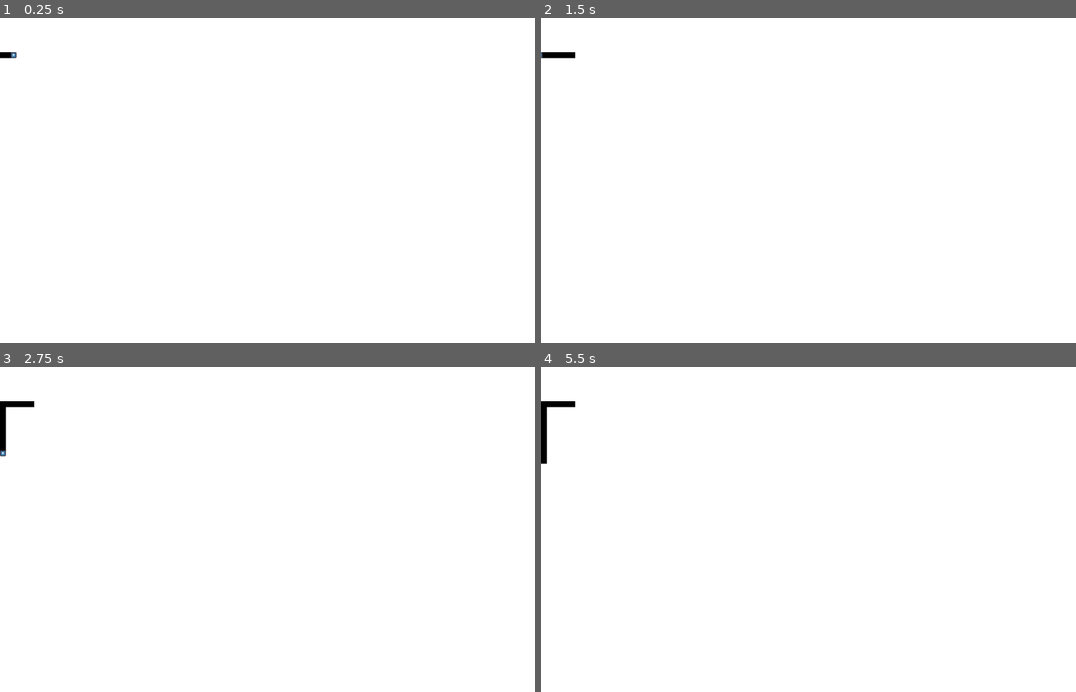
Above: before the commit, frames 1-4 (two rows, left to right).
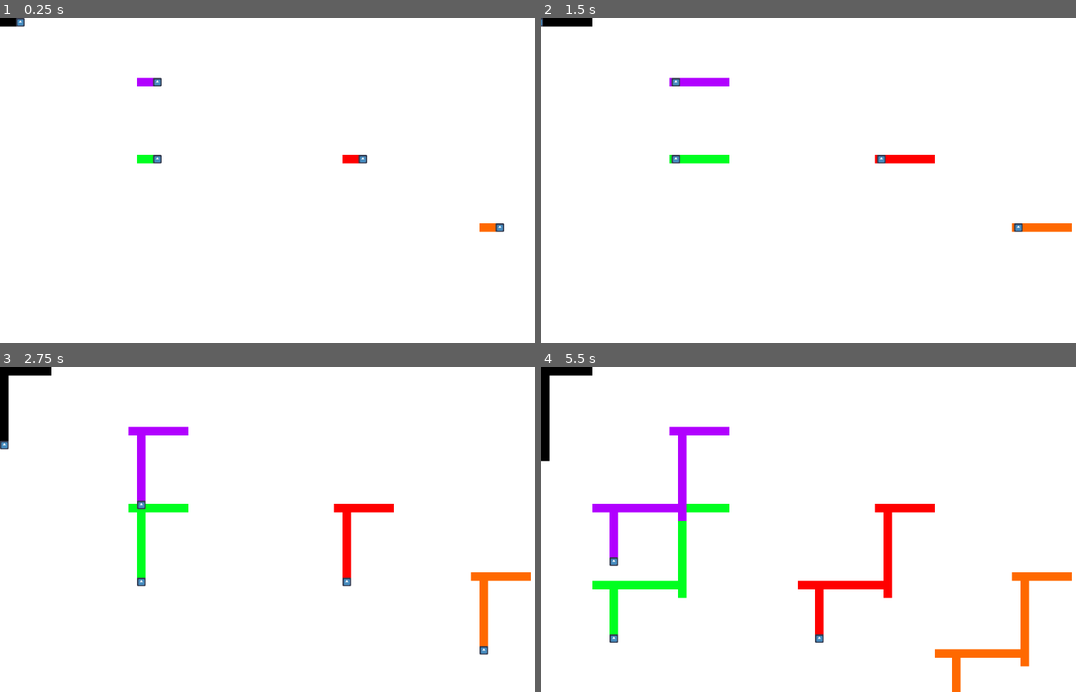
Above: after the commit, the same moments.

Repository: bentofortes/Tron_Chusma
Game: Godot game, scene res://Scenes/Parent.tscn
Same seed, same stepped clock (60 frames per second), same inputs: the game is played once before the commit and once after it. The engine's default icon, where the game draws it, is replaced by a stand-in: a white triangle on a blue panel in a dark square.
Inputs:
- Up to frame 1 (0.25 s): no input
- Up to frame 2 (1.5 s): hold A (a) 0.53-1.28 s; tap D (d) at 0.8, 1.35 s
- Up to frame 3 (2.75 s): tap S (s) at 1.55 s; hold S (s) from 2.03 s (still down); tap W (w) at 2.3 s
- Up to frame 4 (5.5 s): release S (s) at 2.78 s; tap W (w) at 2.85, 5.3 s; tap A (a) at 3.05 s; hold A (a) 3.53-4.28 s; tap D (d) at 3.8, 4.35 s; tap S (s) at 4.55 s; hold S (s) from 5.03 s (still down)

The runs differ from the first frame. In frame 1, 0.7% of the frame differs, in the area x 0-95%, y 0-66%; in frame 2, 1.6%; in frame 3, 3.3%; in frame 4, 6.2%, in the area x 0-100%, y 0-100%.

Commit message:
furry uwu

Diff:
--- a/Resources/tileset.tres
+++ b/Resources/tileset.tres
@@ -1,6 +1,45 @@
-[gd_resource type="TileSet" load_steps=2 format=2]
+[gd_resource type="TileSet" load_steps=15 format=2]
 
 [ext_resource path="res://Sprites/TileSet.png" type="Texture" id=1]
+
+[sub_resource type="ConvexPolygonShape2D" id=1]
+points = PoolVector2Array( 16, 16, 0, 16, 0, 0, 16, 0 )
+
+[sub_resource type="ConvexPolygonShape2D" id=2]
+points = PoolVector2Array( 16, 16, 0, 16, 0, 0, 16, 0 )
+
+[sub_resource type="ConvexPolygonShape2D" id=3]
+points = PoolVector2Array( 16, 16, 0, 16, 0, 0, 16, 0 )
+
+[sub_resource type="ConvexPolygonShape2D" id=4]
+points = PoolVector2Array( 16, 16, 0, 16, 0, 0, 16, 0 )
+
+[sub_resource type="ConvexPolygonShape2D" id=5]
+points = PoolVector2Array( 16, 16, 0, 16, 0, 0, 16, 0 )
+
+[sub_resource type="ConvexPolygonShape2D" id=6]
+points = PoolVector2Array( 16, 16, 0, 16, 0, 0, 16, 0 )
+
+[sub_resource type="ConvexPolygonShape2D" id=7]
+points = PoolVector2Array( 16, 16, 0, 16, 0, 0, 16, 0 )
+
+[sub_resource type="ConvexPolygonShape2D" id=8]
+points = PoolVector2Array( 16, 16, 0, 16, 0, 0, 16, 0 )
+
+[sub_resource type="ConvexPolygonShape2D" id=9]
+points = PoolVector2Array( 16, 16, 0, 16, 0, 0, 16, 0 )
+
+[sub_resource type="ConvexPolygonShape2D" id=10]
+points = PoolVector2Array( 16, 16, 0, 16, 0, 0, 16, 0 )
+
+[sub_resource type="ConvexPolygonShape2D" id=11]
+points = PoolVector2Array( 16, 16, 0, 16, 0, 0, 16, 0 )
+
+[sub_resource type="ConvexPolygonShape2D" id=12]
+points = PoolVector2Array( 16, 16, 0, 16, 0, 0, 16, 0 )
+
+[sub_resource type="ConvexPolygonShape2D" id=13]
+points = PoolVector2Array( 16, 16, 0, 16, 0, 0, 16, 0 )
 
 [resource]
 0/name = "TileSet.png 0"
@@ -27,9 +66,16 @@
 1/navigation_offset = Vector2( 0, 0 )
 1/shape_offset = Vector2( 0, 0 )
 1/shape_transform = Transform2D( 1, 0, 0, 1, 0, 0 )
+1/shape = SubResource( 1 )
 1/shape_one_way = false
-1/shape_one_way_margin = 0.0
-1/shapes = [  ]
+1/shape_one_way_margin = 1.0
+1/shapes = [ {
+"autotile_coord": Vector2( 0, 0 ),
+"one_way": false,
+"one_way_margin": 1.0,
+"shape": SubResource( 1 ),
+"shape_transform": Transform2D( 1, 0, 0, 1, 0, 0 )
+} ]
 1/z_index = 0
 2/name = "TileSet.png 2"
 2/texture = ExtResource( 1 )
@@ -41,7 +87,245 @@
 2/navigation_offset = Vector2( 0, 0 )
 2/shape_offset = Vector2( 0, 0 )
 2/shape_transform = Transform2D( 1, 0, 0, 1, 0, 0 )
+2/shape = SubResource( 6 )
 2/shape_one_way = false
-2/shape_one_way_margin = 0.0
-2/shapes = [  ]
+2/shape_one_way_margin = 1.0
+2/shapes = [ {
+"autotile_coord": Vector2( 0, 0 ),
+"one_way": false,
+"one_way_margin": 1.0,
+"shape": SubResource( 6 ),
+"shape_transform": Transform2D( 1, 0, 0, 1, 0, 0 )
+} ]
 2/z_index = 0
+3/name = "TileSet.png 3"
+3/texture = ExtResource( 1 )
+3/tex_offset = Vector2( 0, 0 )
+3/modulate = Color( 1, 1, 1, 1 )
+3/region = Rect2( 48, 0, 16, 16 )
+3/tile_mode = 0
+3/occluder_offset = Vector2( 0, 0 )
+3/navigation_offset = Vector2( 0, 0 )
+3/shape_offset = Vector2( 0, 0 )
+3/shape_transform = Transform2D( 1, 0, 0, 1, 0, 0 )
+3/shape = SubResource( 7 )
+3/shape_one_way = false
+3/shape_one_way_margin = 1.0
+3/shapes = [ {
+"autotile_coord": Vector2( 0, 0 ),
+"one_way": false,
+"one_way_margin": 1.0,
+"shape": SubResource( 7 ),
+"shape_transform": Transform2D( 1, 0, 0, 1, 0, 0 )
+} ]
+3/z_index = 0
+4/name = "TileSet.png 4"
+4/texture = ExtResource( 1 )
+4/tex_offset = Vector2( 0, 0 )
+4/modulate = Color( 1, 1, 1, 1 )
+4/region = Rect2( 64, 0, 16, 16 )
+4/tile_mode = 0
+4/occluder_offset = Vector2( 0, 0 )
+4/navigation_offset = Vector2( 0, 0 )
+4/shape_offset = Vector2( 0, 0 )
+4/shape_transform = Transform2D( 1, 0, 0, 1, 0, 0 )
+4/shape = SubResource( 8 )
+4/shape_one_way = false
+4/shape_one_way_margin = 1.0
+4/shapes = [ {
+"autotile_coord": Vector2( 0, 0 ),
+"one_way": false,
+"one_way_margin": 1.0,
+"shape": SubResource( 8 ),
+"shape_transform": Transform2D( 1, 0, 0, 1, 0, 0 )
+} ]
+4/z_index = 0
+5/name = "TileSet.png 5"
+5/texture = ExtResource( 1 )
+5/tex_offset = Vector2( 0, 0 )
+5/modulate = Color( 1, 1, 1, 1 )
+5/region = Rect2( 80, 0, 16, 16 )
+5/tile_mode = 0
+5/occluder_offset = Vector2( 0, 0 )
+5/navigation_offset = Vector2( 0, 0 )
+5/shape_offset = Vector2( 0, 0 )
+5/shape_transform = Transform2D( 1, 0, 0, 1, 0, 0 )
+5/shape = SubResource( 9 )
+5/shape_one_way = false
+5/shape_one_way_margin = 1.0
+5/shapes = [ {
+"autotile_coord": Vector2( 0, 0 ),
+"one_way": false,
+"one_way_margin": 1.0,
+"shape": SubResource( 9 ),
+"shape_transform": Transform2D( 1, 0, 0, 1, 0, 0 )
+} ]
+5/z_index = 0
+6/name = "TileSet.png 6"
+6/texture = ExtResource( 1 )
+6/tex_offset = Vector2( 0, 0 )
+6/modulate = Color( 1, 1, 1, 1 )
+6/region = Rect2( 96, 0, 16, 16 )
+6/tile_mode = 0
+6/occluder_offset = Vector2( 0, 0 )
+6/navigation_offset = Vector2( 0, 0 )
+6/shape_offset = Vector2( 0, 0 )
+6/shape_transform = Transform2D( 1, 0, 0, 1, 0, 0 )
+6/shape = SubResource( 10 )
+6/shape_one_way = false
+6/shape_one_way_margin = 1.0
+6/shapes = [ {
+"autotile_coord": Vector2( 0, 0 ),
+"one_way": false,
+"one_way_margin": 1.0,
+"shape": SubResource( 10 ),
+"shape_transform": Transform2D( 1, 0, 0, 1, 0, 0 )
+} ]
+6/z_index = 0
+7/name = "TileSet.png 7"
+7/texture = ExtResource( 1 )
+7/tex_offset = Vector2( 0, 0 )
+7/modulate = Color( 1, 1, 1, 1 )
+7/region = Rect2( 112, 0, 16, 16 )
+7/tile_mode = 0
+7/occluder_offset = Vector2( 0, 0 )
+7/navigation_offset = Vector2( 0, 0 )
+7/shape_offset = Vector2( 0, 0 )
+7/shape_transform = Transform2D( 1, 0, 0, 1, 0, 0 )
+7/shape = SubResource( 11 )
+7/shape_one_way = false
+7/shape_one_way_margin = 1.0
+7/shapes = [ {
+"autotile_coord": Vector2( 0, 0 ),
+"one_way": false,
+"one_way_margin": 1.0,
+"shape": SubResource( 11 ),
+"shape_transform": Transform2D( 1, 0, 0, 1, 0, 0 )
+} ]
+7/z_index = 0
+8/name = "TileSet.png 8"
+8/texture = ExtResource( 1 )
+8/tex_offset = Vector2( 0, 0 )
+8/modulate = Color( 1, 1, 1, 1 )
+8/region = Rect2( 0, 16, 16, 16 )
+8/tile_mode = 0
+8/occluder_offset = Vector2( 0, 0 )
+8/navigation_offset = Vector2( 0, 0 )
+8/shape_offset = Vector2( 0, 0 )
+8/shape_transform = Transform2D( 1, 0, 0, 1, 0, 0 )
+8/shape = SubResource( 12 )
+8/shape_one_way = false
+8/shape_one_way_margin = 1.0
+8/shapes = [ {
+"autotile_coord": Vector2( 0, 0 ),
+"one_way": false,
+"one_way_margin": 1.0,
+"shape": SubResource( 12 ),
+"shape_transform": Transform2D( 1, 0, 0, 1, 0, 0 )
+} ]
+8/z_index = 0
+9/name = "TileSet.png 9"
+9/texture = ExtResource( 1 )
+9/tex_offset = Vector2( 0, 0 )
+9/modulate = Color( 1, 1, 1, 1 )
+9/region = Rect2( 16, 16, 16, 16 )
+9/tile_mode = 0
+9/occluder_offset = Vector2( 0, 0 )
+9/navigation_offset = Vector2( 0, 0 )
+9/shape_offset = Vector2( 0, 0 )
+9/shape_transform = Transform2D( 1, 0, 0, 1, 0, 0 )
+9/shape = SubResource( 13 )
+9/shape_one_way = false
+9/shape_one_way_margin = 1.0
+9/shapes = [ {
+"autotile_coord": Vector2( 0, 0 ),
+"one_way": false,
+"one_way_margin": 1.0,
+"shape": SubResource( 13 ),
+"shape_transform": Transform2D( 1, 0, 0, 1, 0, 0 )
+} ]
+9/z_index = 0
+10/name = "TileSet.png 10"
+10/texture = ExtResource( 1 )
+10/tex_offset = Vector2( 0, 0 )
+10/modulate = Color( 1, 1, 1, 1 )
+10/region = Rect2( 32, 16, 16, 16 )
+10/tile_mode = 0
+10/occluder_offset = Vector2( 0, 0 )
+10/navigation_offset = Vector2( 0, 0 )
+10/shape_offset = Vector2( 0, 0 )
+10/shape_transform = Transform2D( 1, 0, 0, 1, 0, 0 )
+10/shape = SubResource( 2 )
+10/shape_one_way = false
+10/shape_one_way_margin = 1.0
+10/shapes = [ {
+"autotile_coord": Vector2( 0, 0 ),
+"one_way": false,
+"one_way_margin": 1.0,
+"shape": SubResource( 2 ),
+"shape_transform": Transform2D( 1, 0, 0, 1, 0, 0 )
+} ]
+10/z_index = 0
+11/name = "TileSet.png 11"
+11/texture = ExtResource( 1 )
+11/tex_offset = Vector2( 0, 0 )
+11/modulate = Color( 1, 1, 1, 1 )
+11/region = Rect2( 48, 16, 16, 16 )
+11/tile_mode = 0
+11/occluder_offset = Vector2( 0, 0 )
+11/navigation_offset = Vector2( 0, 0 )
+11/shape_offset = Vector2( 0, 0 )
+11/shape_transform = Transform2D( 1, 0, 0, 1, 0, 0 )
+11/shape = SubResource( 3 )
+11/shape_one_way = false
+11/shape_one_way_margin = 1.0
+11/shapes = [ {
+"autotile_coord": Vector2( 0, 0 ),
+"one_way": false,
+"one_way_margin": 1.0,
+"shape": SubResource( 3 ),
+"shape_transform": Transform2D( 1, 0, 0, 1, 0, 0 )
+} ]
+11/z_index = 0
+12/name = "TileSet.png 12"
+12/texture = ExtResource( 1 )
+12/tex_offset = Vector2( 0, 0 )
+12/modulate = Color( 1, 1, 1, 1 )
+12/region = Rect2( 64, 16, 16, 16 )
+12/tile_mode = 0
+12/occluder_offset = Vector2( 0, 0 )
+12/navigation_offset = Vector2( 0, 0 )
+12/shape_offset = Vector2( 0, 0 )
+12/shape_transform = Transform2D( 1, 0, 0, 1, 0, 0 )
+12/shape = SubResource( 4 )
+12/shape_one_way = false
+12/shape_one_way_margin = 1.0
+12/shapes = [ {
+"autotile_coord": Vector2( 0, 0 ),
+"one_way": false,
+"one_way_margin": 1.0,
+"shape": SubResource( 4 ),
+"shape_transform": Transform2D( 1, 0, 0, 1, 0, 0 )
+} ]
+12/z_index = 0
+13/name = "TileSet.png 13"
+13/texture = ExtResource( 1 )
+13/tex_offset = Vector2( 0, 0 )
+13/modulate = Color( 1, 1, 1, 1 )
+13/region = Rect2( 80, 16, 16, 16 )
+13/tile_mode = 0
+13/occluder_offset = Vector2( 0, 0 )
+13/navigation_offset = Vector2( 0, 0 )
+13/shape_offset = Vector2( 0, 0 )
+13/shape_transform = Transform2D( 1, 0, 0, 1, 0, 0 )
+13/shape = SubResource( 5 )
+13/shape_one_way = false
+13/shape_one_way_margin = 1.0
+13/shapes = [ {
+"autotile_coord": Vector2( 0, 0 ),
+"one_way": false,
+"one_way_margin": 1.0,
+"shape": SubResource( 5 ),
+"shape_transform": Transform2D( 1, 0, 0, 1, 0, 0 )
+} ]
+13/z_index = 0
--- /dev/null
+++ b/Scenes/Lobby.tscn
@@ -0,0 +1,9 @@
+[gd_scene load_steps=3 format=2]
+
+[ext_resource path="res://Scripts/lobby.gd" type="Script" id=1]
+[ext_resource path="res://Scenes/Parent.tscn" type="PackedScene" id=2]
+
+[node name="Lobby" type="Node2D"]
+script = ExtResource( 1 )
+
+[node name="Parent" parent="." instance=ExtResource( 2 )]
--- a/Scenes/Parent.tscn
+++ b/Scenes/Parent.tscn
@@ -15,4 +15,15 @@
 [node name="PlayerParent" type="Node2D" parent="."]
 
 [node name="Player" parent="PlayerParent" instance=ExtResource( 4 )]
-position = Vector2( 0, 96 )
+
+[node name="Player2" parent="PlayerParent" instance=ExtResource( 4 )]
+position = Vector2( 640, 256 )
+
+[node name="Player3" parent="PlayerParent" instance=ExtResource( 4 )]
+position = Vector2( 256, 256 )
+
+[node name="Player4" parent="PlayerParent" instance=ExtResource( 4 )]
+position = Vector2( 256, 112 )
+
+[node name="Player10" parent="PlayerParent" instance=ExtResource( 4 )]
+position = Vector2( 896, 384 )
--- a/Scripts/global.gd
+++ b/Scripts/global.gd
@@ -1,9 +1,35 @@
 extends Node
 
 
-const tiles = {
+const min_players = 2
+func players_to_size(n):
+	if n <= 2:
+		return 3
+	elif n <= 4:
+		return 4
+	elif n <= 6:
+		return 5
+	else:
+		return 6
+
+const colors = {
 	"white": 0,
 	"black": 1,
+	"red": 2,
+	"l_green": 3,
+	"lilac": 4,
+	"orange": 5,
+	"l_pink": 6,
+	"d_green": 7,
+	"d_blue": 8,
+	"l_blue": 9,
+	"yellow": 10,
+	"brown": 11,
+	"pink": 12,
+	"grey": 13,
 }
+
 const tile_size = 16
 const base_res = Vector2(32, 19)
+
+var screen_res = Vector2()
--- /dev/null
+++ b/Scripts/lobby.gd
@@ -0,0 +1,6 @@
+extends Node2D
+
+
+
+func _ready():
+	pass
--- a/Scripts/map.gd
+++ b/Scripts/map.gd
@@ -6,4 +6,4 @@
 
 	for i in range(end.x):
 		for i2 in range(end.y):
-			set_cellv(Vector2(i, i2), Global.tiles.white)
+			set_cellv(Vector2(i, i2), Global.colors.white)
--- a/Scripts/parent.gd
+++ b/Scripts/parent.gd
@@ -9,17 +9,21 @@
 func _ready():
 	var players = player_parent.get_children()
 	if (len(players) != 0):
-		for i in players:
-			i.connect("occupy", self, "_paint_trail")
+		for i in range(len(players)):
+			players[i].internal_id = i
+			players[i].color = i + 1
+			players[i].connect("occupy", self, "_paint_trail")
+			players[i].set_physics_process(true)
+			players[i].init_movement(Vector2.RIGHT)
 
 	_load()
 
 
 func _load():
-	var a = 3
+	var a = 2
 	map.fill(a)
 	camera.zoom = Vector2(a/2.0, a/2.0)
 
 
-func _paint_trail(tile):
-	map.set_cellv(tile, Global.tiles.black)
+func _paint_trail(tile, color):
+	map.set_cellv(tile, color)
--- a/Scripts/player.gd
+++ b/Scripts/player.gd
@@ -2,18 +2,29 @@
 class_name Player
 
 
-var input = Vector2(1, 0)
-var last_input = Vector2(1, 0)
-var movement = Vector2(1, 0)
-var last_movement = Vector2(1, 0)
+var internal_id
+var color = Global.colors.white
+
+var input :Vector2 = Vector2()
+var last_input :Vector2 = Vector2()
+var movement :Vector2 = Vector2()
+var last_movement :Vector2 = Vector2()
+
+const speed = 2
 
 
-signal occupy(tilev)
+signal occupy(tilev, color)
 
 
 func _ready():
-#	set_physics_process(true)
-	pass
+	set_physics_process(false)
+
+
+func init_movement(direction):
+	input = direction
+	last_input = direction
+	movement = direction
+	last_movement = direction
 
 
 func _get_input():
@@ -48,17 +59,23 @@
 	var aux1 = global_position.x/Global.tile_size
 	var aux2 = global_position.y/Global.tile_size
 
+#	if (
+#		(abs(aux1 - int(aux1)) < 0.00001) and
+#		(abs(aux2 - int(aux2)) < 0.00001)
+#	):
 	if (
-		(abs(aux1 - int(aux1)) < 0.00001) and
-		(abs(aux2 - int(aux2)) < 0.00001)
+		aux1 == int(aux1) and
+		aux2 == int(aux2)
 	):
-		print(global_position/Global.tile_size)
-		emit_signal("occupy", global_position/Global.tile_size)
+		global_position.x = int(global_position.x)
+		global_position.y = int(global_position.y)
+
+		emit_signal("occupy", global_position/Global.tile_size, color)
 		movement = input
 
 
 func _move():
-	global_position += movement * 2
+	global_position += movement * speed
 
 
 func _physics_process(delta):
Binary file changed: Sprites/TileSet.png
